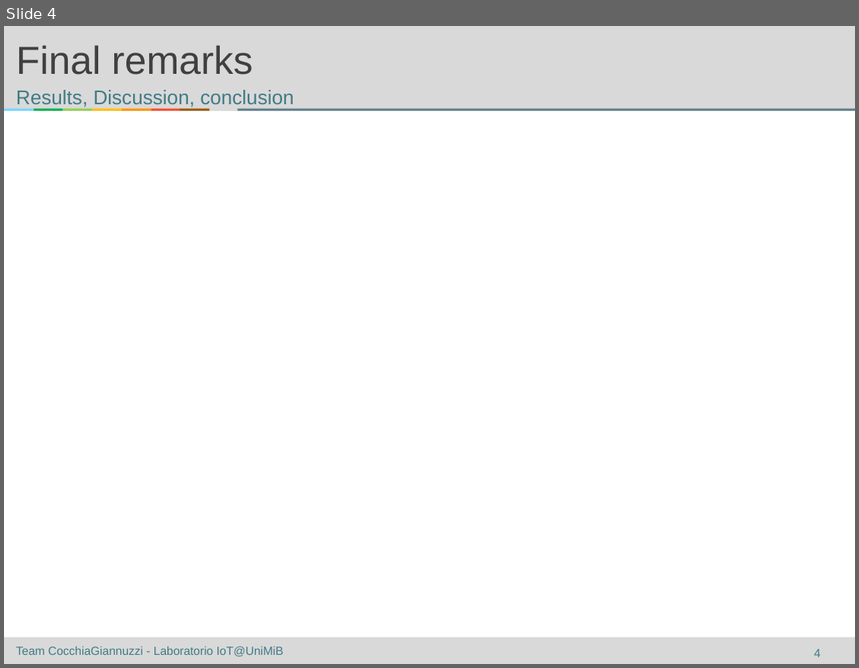
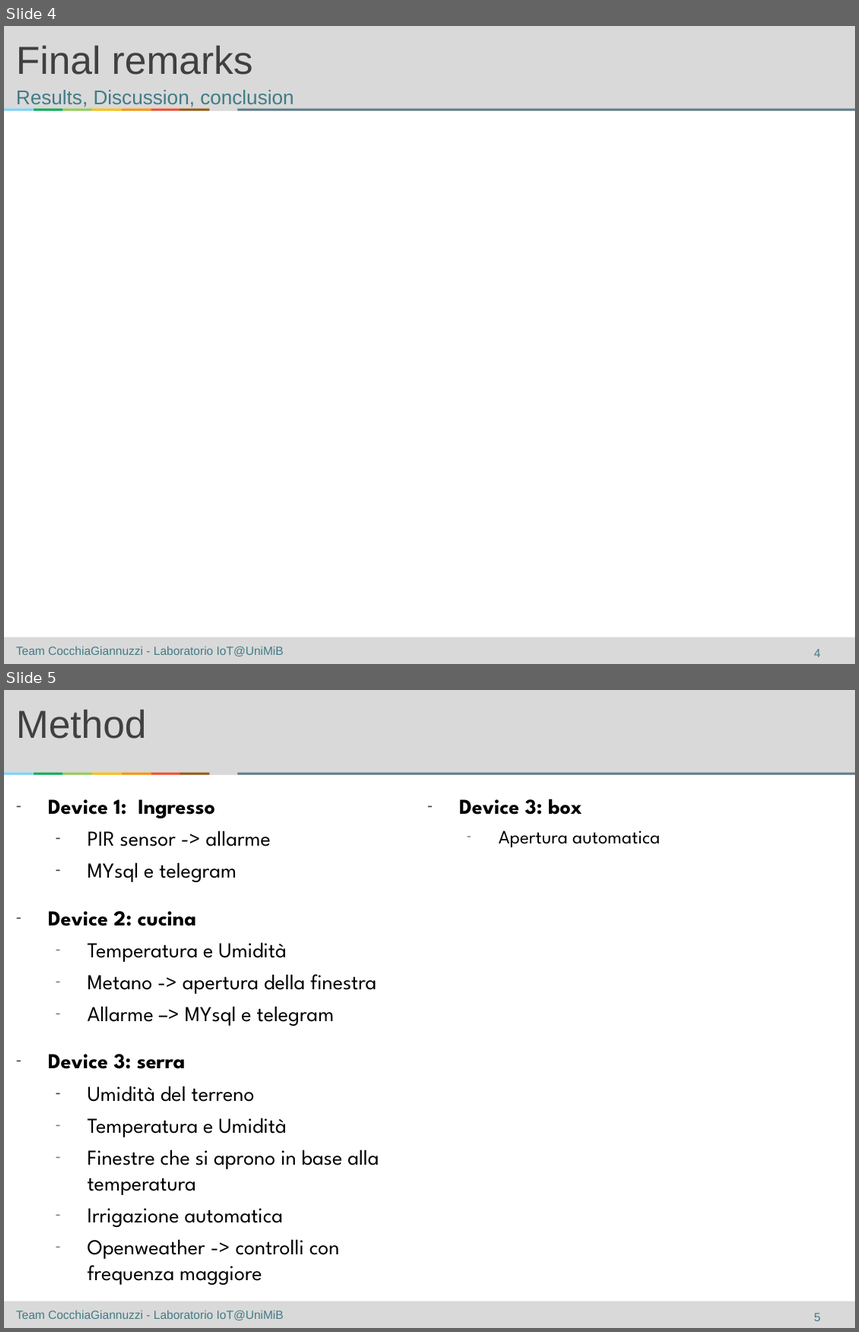
Before and after one commit to unimib-disco-labiot/third-assignment-cocchiagiannuzzi, a slide deck: slide/ThirdAssignment_CocchiaGiannuzzi.pptx. Shown one above the other, each under a label of ours: slide 4 before the commit, slides 4 and 5 after it. The pictures are 859x668 and 859x1332 pixels, drawn with LibreOffice and Linux fonts; fonts in the diff are those of the drawing. Boxes give left, top, right and bottom in pixels: in the first picture for what was removed or moved away, otherwise in the second. Text is boxed around its words. In the diff, an @@ line names an element or a change of style, - is before the commit and + after.

```diff
--- a/slide/ThirdAssignment_CocchiaGiannuzzi.pptx
+++ b/slide/ThirdAssignment_CocchiaGiannuzzi.pptx
@@ slide 5 added at (4, 690, 855, 1328), background #FFFFFF; not listed: 11 template elements that a slide beside it also shows @@
@@ title added at (16, 709, 147, 739), 33.1 pt, text #404040 @@
+Method
@@ text added at (48, 799, 379, 1285), 18 pt, text #000000 @@
+– Device 1: Ingresso
+    – PIR sensor -> allarme
+    – MYsql e telegram
+– Device 2: cucina
+    – Temperatura e Umidità
+    – Metano -> apertura della finestra
+    – Allarme –> MYsql e telegram
+– Device 3: serra
+    – Umidità del terreno
+    – Temperatura e Umidità
+    – Finestre che si aprono in base alla temperatura
+    – Irrigazione automatica
+    – Openweather -> controlli con frequenza maggiore
+– Device 3: box
+  – Apertura automatica
@@ text added at (16, 1310, 284, 1321), 10 pt, text #417B85 @@
+Team CocchiaGiannuzzi - Laboratorio IoT@UniMiB
@@ page number added at (814, 1313, 821, 1322), 10 pt, text #417B85 @@
+5
```
